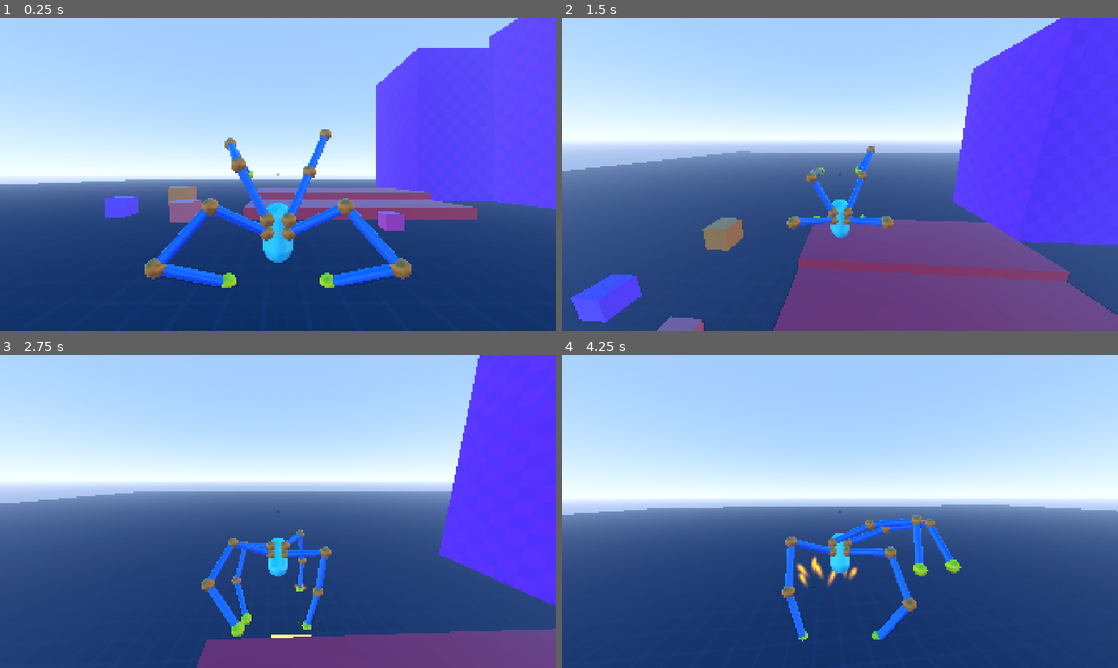
Above: before the commit, frames 1-4 (two rows, left to right).
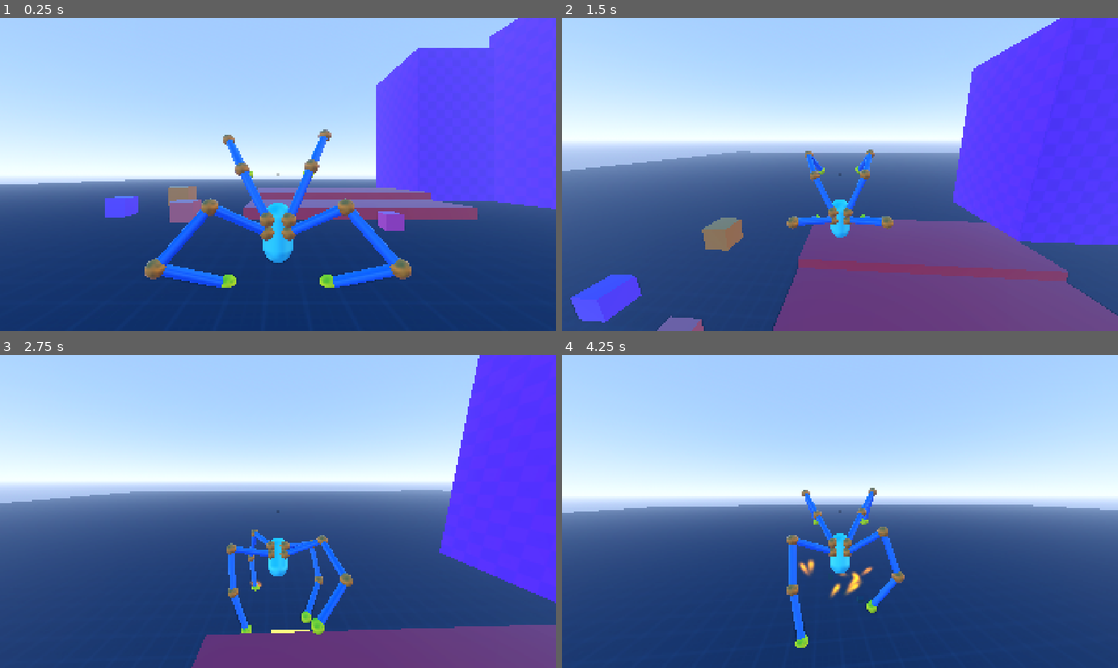
Above: after the commit, the same moments.

Repository: lliamsymonds04/doc-oc
Game: Godot game, scene res://main.tscn
The game is run twice, just before and just after one commit, with the same random seed, the same clock (stepped at 60 frames per second) and the same inputs.
Inputs (mouse positions are in pixels of both pictures, inside the frame that each line leads up to):
- Up to frame 1 (0.25 s): no input
- Up to frame 2 (1.5 s): move the mouse to (867, 174) at 0.52 s; hold Shift (sprint) 0.53-1.28 s; hold W (forward) from 0.53 s (still down); tap Space (jump) at 0.77 s; move the mouse to (812, 174) at 1.27 s; tap Shift (sprint) at 1.35 s
- Up to frame 3 (2.75 s): keep holding W (forward); tap Space (jump) at 1.52 s; move the mouse to (289, 505) at 2.02 s; hold Shift (sprint) from 2.03 s (still down)
- Up to frame 4 (4.25 s): keep holding W (forward); move the mouse to (834, 517) at 2.77 s; release Shift (sprint) at 2.78 s; tap Shift (sprint) at 2.85 s; tap Space (jump) at 3.02, 3.77 s; move the mouse to (878, 514) at 3.52 s; hold Shift (sprint) from 3.53 s (still down)

The runs differ from the first frame. In frame 1, 0.7% of the frame differs, in the area x 26-74%, y 35-87%; in frame 2, 0.6%; in frame 3, 4.3%, in the area x 2-100%, y 11-100%; in frame 4, 4.0%.

Commit message:
feat: improved camera jittering and arm interpolation

Diff:
--- a/systems/inverse_kinematics/arm_mount.gd
+++ b/systems/inverse_kinematics/arm_mount.gd
@@ -52,6 +52,24 @@
 	_sway_time += dt
 	if step_effect_debounce > 0.0:
 		step_effect_debounce -= dt
+	if arm == null or arm.is_stepping or idle_target == null or player == null:
+		return
+	if player.is_wall_climbing():
+		return
+	if is_leg and not player.is_airborne():
+		# planted feet: keep world anchor fixed while body turns/interpolates
+		arm.target = arm.to_local(arm.target_world)
+		return
+	var offset := Vector3.ZERO
+	if player.is_airborne():
+		offset = get_air_offset_local()
+	arm.target = compute_idle_target() + offset
+
+func get_air_offset_local() -> Vector3:
+	var world_offset: Vector3 = player.get_air_idle_offset_world()
+	if world_offset == Vector3.ZERO:
+		return Vector3.ZERO
+	return global_transform.basis.inverse() * world_offset
 
 func init(p: PlayerController) -> BasicArm:
 	if vertical_mount == null or horizontal_mount == null:
@@ -173,8 +191,8 @@
 
 	if is_leg:
 		update_ground_step_target(velocity)
-	elif idle_target != null:
-		arm.target = compute_idle_target()
+	# idle (non-leg grounded, all mounts airborne) is owned by _process
+	# so it updates at render rate; physics must not overwrite it here.
 
 func get_step_distance() -> float:
 	if step_target == null:
--- a/systems/inverse_kinematics/basic_arm.gd
+++ b/systems/inverse_kinematics/basic_arm.gd
@@ -100,7 +100,9 @@
 
 
 ## private methods
-func _physics_process(_delta: float) -> void:
+func _process(_delta: float) -> void:
+	if solver == null or pole == null:
+		return
 	var solved := solver.solve(target, Vector3.ZERO, pole.position)
 	_update_visualizer(solved)
 
--- a/systems/player/camera_controller.gd
+++ b/systems/player/camera_controller.gd
@@ -35,6 +35,7 @@
 var _trauma: float = 0.0
 var _current_speed: float = 0.0
 var _trail := Vector3.ZERO
+var _pending_mouse := Vector2.ZERO
 
 var _sprinting: bool = false
 var _sprint_weight: float = 0.0
@@ -92,13 +93,16 @@
 	cam.rotation_degrees.x = -sprint_pitch_offset_deg * _sprint_weight
 
 
-# Called every frame. 'delta' is the elapsed time since the previous frame.
 func _input(event: InputEvent) -> void:
 	if event is InputEventMouseMotion:
-		rotation_degrees.y -= event.relative.x * sensitivity
-		rotation_degrees.x -= event.relative.y * sensitivity
-		rotation_degrees.x = clampf(rotation_degrees.x, -70, 70)
-		rotation.y = wrapf(rotation.y, -PI, PI)
+		_pending_mouse += event.relative
+
+func _physics_process(_dt: float) -> void:
+	rotation_degrees.y -= _pending_mouse.x * sensitivity
+	rotation_degrees.x -= _pending_mouse.y * sensitivity
+	rotation_degrees.x = clampf(rotation_degrees.x, -70, 70)
+	rotation.y = wrapf(rotation.y, -PI, PI)
+	_pending_mouse = Vector2.ZERO
 
 func get_flat_basis() -> Basis:
 	return Basis(Vector3.UP, global_rotation.y)
--- a/systems/player/player.tscn
+++ b/systems/player/player.tscn
@@ -59,7 +59,7 @@
 shape = SubResource("CapsuleShape3D_m2c1y")
 
 [node name="CameraController" type="SpringArm3D" parent="." unique_id=889996896]
-physics_interpolation_mode = 2
+physics_interpolation_mode = 1
 transform = Transform3D(1, 0, 0, 0, 1, 0, 0, 0, 1, 0, 3, 0)
 spring_length = 7.0
 script = ExtResource("1_2anqx")
--- a/systems/player/player_controller.gd
+++ b/systems/player/player_controller.gd
@@ -76,6 +76,22 @@
 func is_sprinting() -> bool:
 	return _current is GroundedState and _current.is_sprinting
 
+func current_state() -> PlayerState:
+	return _current
+
+func is_airborne() -> bool:
+	return _current is AirState
+
+func is_wall_climbing() -> bool:
+	return _current is WallClimbState
+
+func get_air_idle_offset_world() -> Vector3:
+	var mag := velocity.length()
+	if mag < 0.001:
+		return Vector3.ZERO
+	var new_mag: float = min(mag * air.hand_velocity_offset_scale, air.hand_velocity_offset_max)
+	return velocity.normalized() * new_mag
+
 func set_state(id: StateID) -> void:
 	if _current == _states[id]:
 		return
--- a/systems/player/states/air_state.gd
+++ b/systems/player/states/air_state.gd
@@ -112,7 +112,8 @@
 
 	var hand_velocity_offset = calculate_hand_velocity_offset(p.velocity)
 	for mount in p.all_mounts():
-		mount.arm.target = mount.compute_idle_target() + hand_velocity_offset
+		var local_offset: Vector3 = mount.global_transform.basis.inverse() * hand_velocity_offset
+		mount.arm.target = mount.compute_idle_target() + local_offset
 
 func _check_grounded() -> bool:
 	var p := player
@@ -129,7 +130,7 @@
 				mount.sync_from_arm()
 
 		for mount in p.arm_mounts:
-			mount.set_target(mount.compute_idle_target())
+			mount.set_target(mount.to_global(mount.compute_idle_target()))
 
 		p.set_state(p.StateID.GROUNDED)
 		_play_landed_effect()
